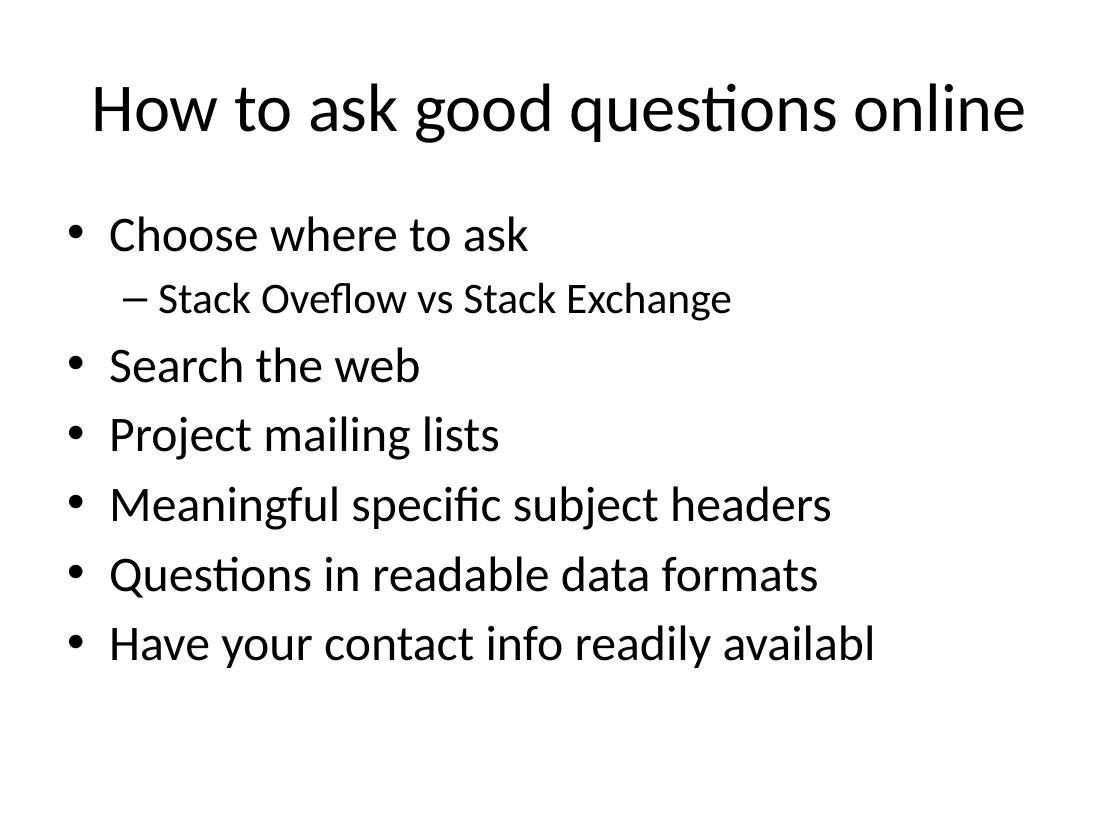
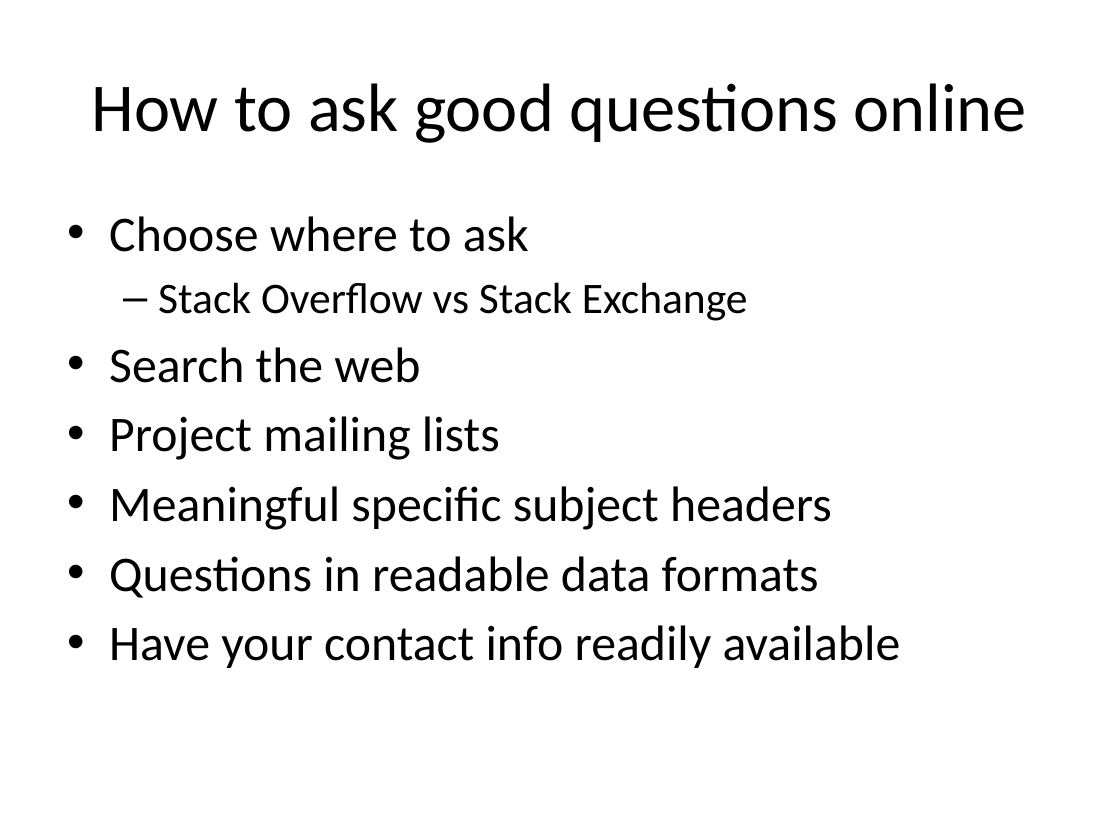
Before and after one commit to lkloh/USArray, a slide deck: slide 23 of BasicsOfCoding/BasicsOfCoding.pptx (slide 24 before the commit). Drawn at 1120x840 pixels with LibreOffice and Linux fonts; fonts in the diff are those of the drawing. Boxes give left, top, right and bottom in pixels: in the first picture for what was removed or moved away, otherwise in the second. Text is boxed around its words. In the diff, an @@ line names an element or a change of style, - is before the commit and + after.

```diff
--- a/BasicsOfCoding/BasicsOfCoding.pptx
+++ b/BasicsOfCoding/BasicsOfCoding.pptx
@@ text at bbox=[158, 282, 748, 321]: text changed @@
-  – Stack Oveflow vs Stack Exchange
+  – Stack Overflow vs Stack Exchange
@@ text at bbox=[109, 625, 901, 668]: text changed @@
-• Have your contact info readily availabl
+• Have your contact info readily available
```
Also in this commit, not shown: 7 other slides changed, 2 slides added, 3 slides removed, 1 other file.
